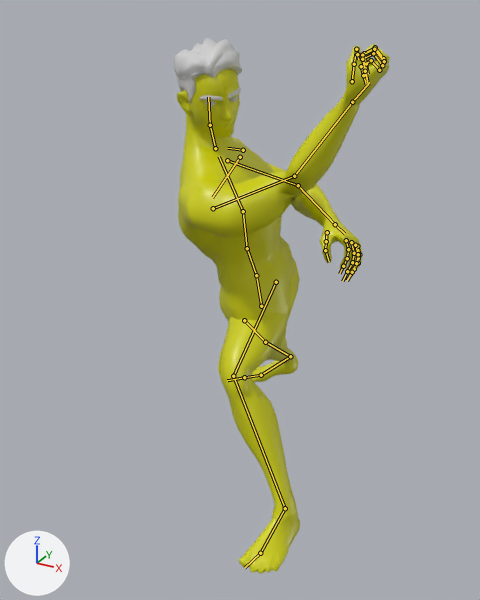
An edit to the glTF model assets/models/character/guardian.glb, drawn before and after from the same camera.
Before and after are seen from a camera (50 mm lens) standing at (0.919, -1.891, 1.545) and looking at (-0.052, -0.125, 0.663). The lights are fixed; the arrows at lower left show +X, +Y and +Z. The older version comes first. Both versions are drawn at frame 31 of the action 'ScutumSwordSwing'; the numbers are the values there. The bones that change, and the others that lie on the model, are drawn over the model as lines.

The first picture shows 'StoneGuardian'.
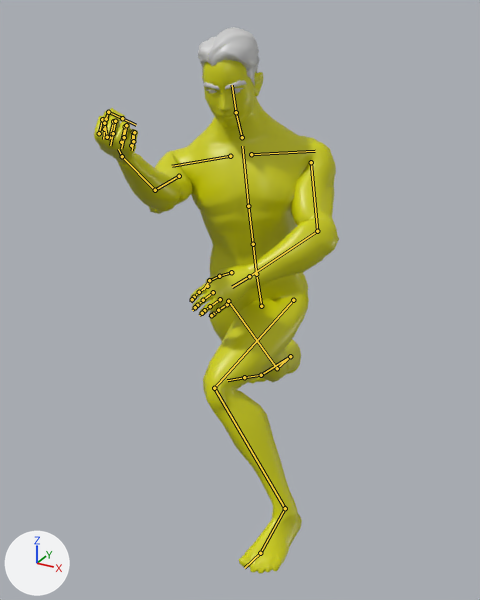
The change, as JSON lines over the scene's bpy script:
```json
{"block": "bone_pelvis", "where": "bone_pelvis = bpy.data.objects['WarriorRig'].pose.bones['pelvis']  # child of 'root'"}
{"op": "set", "path": "bone_pelvis.location", "old": "(-0.022, -0.31, 0.162)", "new": "(-0.022, -0.31, 0.161)"}
{"op": "set", "path": "bone_pelvis.rotation_quaternion", "old": "(0.716, -0.017, 0.697, 0.002)", "new": "(0.988, -0.04, 0.15, 0.021)", "note": "degrees (-40, 88, -38) -> degrees (-4, 17, 2)"}
{"block": "bone_spine_02", "where": "bone_spine_02 = bpy.data.objects['WarriorRig'].pose.bones['spine_02']  # child of 'spine_01'"}
{"op": "set", "path": "bone_spine_02.rotation_quaternion", "old": "(0.988, 0.144, 0.052, -0.023)", "new": "(0.994, 0.108, 0.015, -0.007)", "note": "degrees (16, 6, -2) -> degrees (12, 2, -1)"}
{"block": "bone_spine_03", "where": "bone_spine_03 = bpy.data.objects['WarriorRig'].pose.bones['spine_03']  # child of 'spine_02'"}
{"op": "set", "path": "bone_spine_03.rotation_quaternion", "old": "(0.987, -0.033, 0.155, 0.007)", "new": "(0.997, 0.055, 0.047, 0.002)", "note": "degrees (-4, 18, 0) -> degrees (6, 5, 1)"}
{"block": "bone_neck_01", "where": "bone_neck_01 = bpy.data.objects['WarriorRig'].pose.bones['neck_01']  # child of 'spine_03'"}
{"op": "set", "path": "bone_neck_01.rotation_quaternion", "old": "(0.977, -0.115, -0.057, 0.172)", "new": "(0.994, -0.1, -0.017, 0.052)", "note": "degrees (-14, -4, 21) -> degrees (-12, -1, 6)"}
{"block": "bone_head", "where": "bone_head = bpy.data.objects['WarriorRig'].pose.bones['Head']  # child of 'neck_01'"}
{"op": "set", "path": "bone_head.rotation_quaternion", "old": "(0.904, 0.114, -0.375, -0.172)", "new": "(0.993, 0.091, -0.048, -0.05)", "note": "degrees (26, -40, -31) -> degrees (11, -5, -6)"}
{"block": "bone_thigh_l", "where": "bone_thigh_l = bpy.data.objects['WarriorRig'].pose.bones['thigh_l']  # child of 'pelvis'"}
{"op": "set", "path": "bone_thigh_l.rotation_quaternion", "old": "(0.733, -0.24, 0.219, 0.598)", "new": "(0.839, -0.456, -0.024, 0.298)", "note": "degrees (-6, 37, 76) -> degrees (-53, 13, 32)"}
{"block": "bone_calf_l", "where": "bone_calf_l = bpy.data.objects['WarriorRig'].pose.bones['calf_l']  # child of 'thigh_l'"}
{"op": "set", "path": "bone_calf_l.rotation_quaternion", "old": "(0.852, 0.294, 0.177, -0.394)", "new": "(0.773, 0.424, 0.121, -0.455)", "note": "degrees (25, 32, -42) -> degrees (42, 35, -47)"}
{"block": "bone_foot_l", "where": "bone_foot_l = bpy.data.objects['WarriorRig'].pose.bones['foot_l']  # child of 'calf_l'"}
{"op": "set", "path": "bone_foot_l.rotation_quaternion", "old": "(0.921, 0.142, -0.088, 0.351)", "new": "(0.951, 0.031, -0.183, 0.245)", "note": "degrees (12, -15, 40) -> degrees (-2, -21, 29)"}
{"block": "bone_thigh_r", "where": "bone_thigh_r = bpy.data.objects['WarriorRig'].pose.bones['thigh_r']  # child of 'pelvis'"}
{"op": "set", "path": "bone_thigh_r.rotation_quaternion", "old": "(0.901, 0.296, 0.153, -0.28)", "new": "(0.946, 0.29, 0.103, -0.098)", "note": "degrees (30, 26, -27) -> degrees (33, 15, -7)"}
{"block": "bone_calf_r", "where": "bone_calf_r = bpy.data.objects['WarriorRig'].pose.bones['calf_r']  # child of 'thigh_r'"}
{"op": "set", "path": "bone_calf_r.rotation_quaternion", "old": "(0.95, -0.073, 0.296, -0.06)", "new": "(0.9, 0.212, 0.287, 0.249)", "note": "degrees (-12, 34, -11) -> degrees (35, 24, 39)"}
{"block": "bone_foot_r", "where": "bone_foot_r = bpy.data.objects['WarriorRig'].pose.bones['foot_r']  # child of 'calf_r'"}
{"op": "set", "path": "bone_foot_r.rotation_quaternion", "old": "(0.685, -0.423, 0.312, 0.505)", "new": "(0.825, -0.338, 0.451, 0.025)", "note": "degrees (-31, 59, 55) -> degrees (-56, 50, -24)"}
```

Boxes [x1, y1, x2, y2] around the edits, measured in the pictures (480 x 600 px):
```json
{"object": "StoneGuardian", "change": "posed", "before": [174, 38, 390, 573], "after": [94, 27, 339, 573], "on screen": "13% wider"}
{"bone": "pelvis", "before": "(261, 306) to (257, 278)", "after": "(261, 306) to (257, 277)"}
{"bone": "spine_02", "before": "(247, 248) to (243, 211)", "after": "(253, 244) to (248, 206)"}
{"bone": "spine_03", "before": "(243, 211) to (219, 156)", "after": "(248, 206) to (242, 146)"}
{"bone": "neck_01", "before": "(215, 148) to (210, 125)", "after": "(242, 137) to (236, 112)"}
{"bone": "Head", "before": "(210, 125) to (208, 97)", "after": "(236, 112) to (232, 85)"}
{"bone": "thigh_l", "before": "(276, 282) to (233, 376)", "after": "(293, 300) to (214, 388)"}
{"bone": "calf_l", "before": "(233, 376) to (285, 508)", "after": "(214, 388) to (285, 508)"}
{"bone": "thigh_r", "before": "(244, 320) to (265, 342)", "after": "(228, 301) to (277, 368)"}
{"bone": "calf_r", "before": "(265, 342) to (290, 356)", "after": "(277, 368) to (290, 356)"}
```
